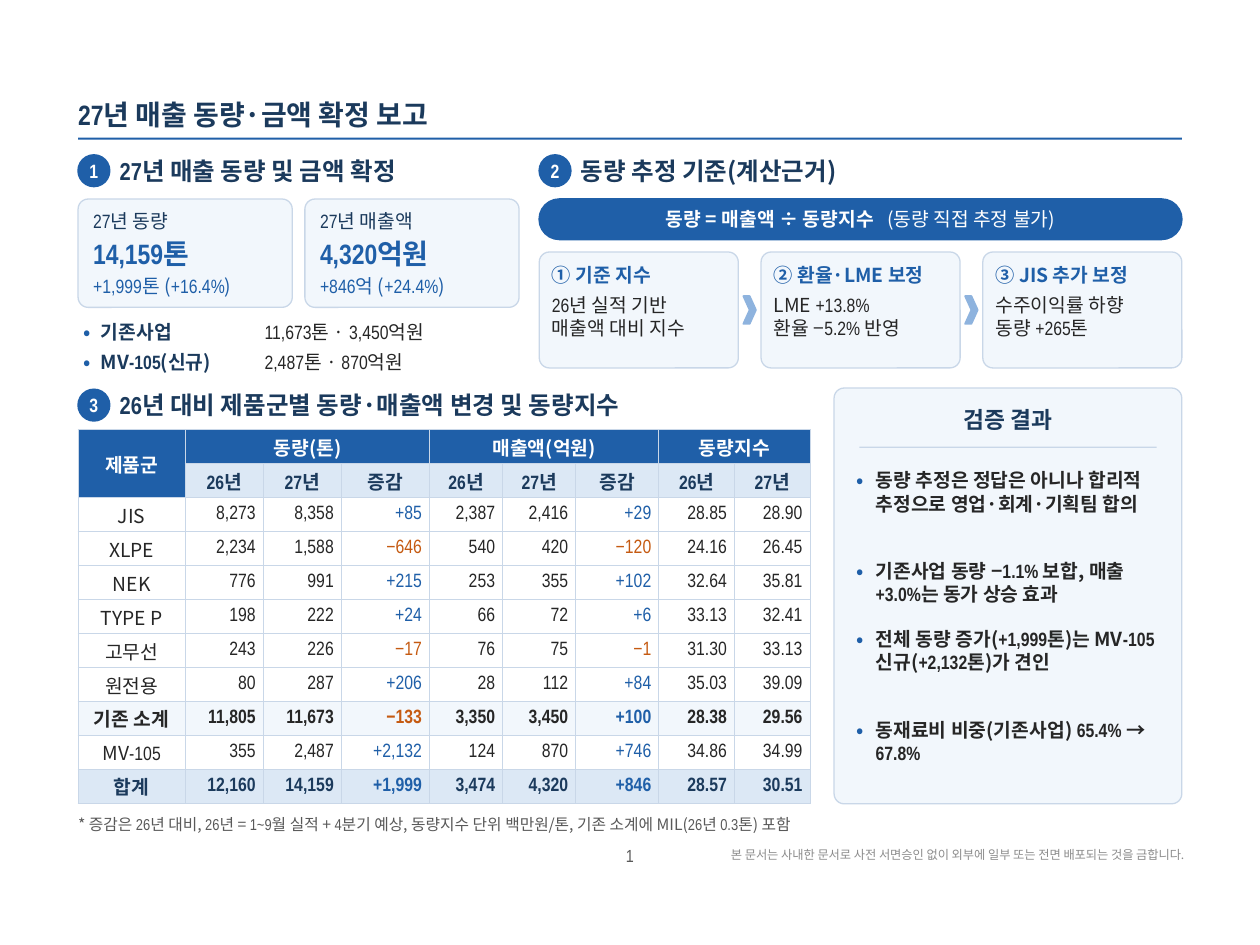
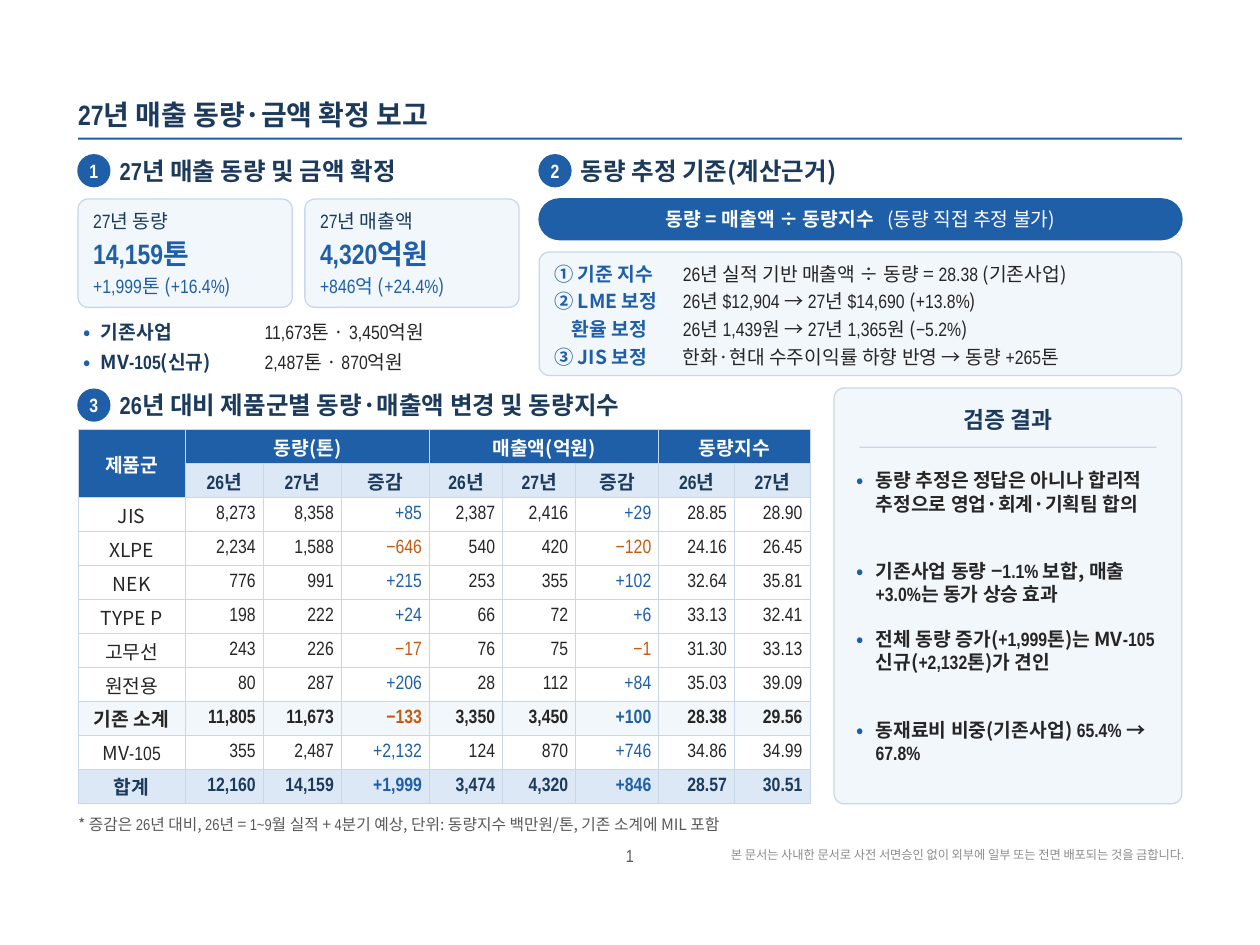
Before and after one commit to sss38317-spec/WORKSPACE, a slide deck: slide 1 of 27년_매출동량_확정보고.pptx. Drawn at 1260x945 pixels with LibreOffice and Linux fonts; fonts in the diff are those of the drawing. Boxes give left, top, right and bottom in pixels: in the first picture for what was removed or moved away, otherwise in the second. Text is boxed around its words. In the diff, an @@ line names an element or a change of style, - is before the commit and + after.

```diff
--- a/27년_매출동량_확정보고.pptx
+++ b/27년_매출동량_확정보고.pptx
@@ rounded rectangle: place and size @@
-rounded rectangle at bbox=[761, 252, 960, 368]
+rounded rectangle at bbox=[539, 252, 1182, 375]
@@ rounded rectangle at bbox=[539, 252, 1182, 375]: proportions changed @@
@@ rounded rectangle removed at bbox=[539, 252, 738, 368] @@
@@ text "26년 실적 기반 매출액 ÷ ..." at bbox=[683, 265, 1066, 285]: vertical alignment top to middle @@
@@ text at bbox=[683, 265, 1066, 285]: text changed @@
-26년 실적 기반
-매출액 대비 지수
+26년 실적 기반 매출액 ÷ 동량 = 28.38 (기존사업)
@@ rounded rectangle removed at bbox=[983, 252, 1182, 368] @@
@@ text at bbox=[554, 291, 657, 310]: text changed @@
-② 환율·LME 보정
+② LME 보정
@@ text added at bbox=[683, 292, 976, 312], 11 pt, text #262626 @@
+26년 $12,904 → 27년 $14,690 (+13.8%)
@@ chevron removed at bbox=[743, 296, 756, 324] @@
@@ text removed at bbox=[774, 298, 900, 337] @@
-LME +13.8%
-환율 −5.2% 반영
@@ chevron removed at bbox=[965, 296, 978, 324] @@
@@ text added at bbox=[572, 319, 647, 338], 11 pt, text #1F5FA8, bold @@
+환율 보정
@@ text added at bbox=[683, 320, 967, 340], 11 pt, text #262626 @@
+26년 1,439원 → 27년 1,365원 (−5.2%)
@@ text at bbox=[554, 347, 647, 366]: text changed @@
-③ JIS 추가 보정
+③ JIS 보정
@@ text at bbox=[683, 348, 1059, 366]: text changed @@
-수주이익률 하향
-동량 +265톤
+한화·현대 수주이익률 하향 반영 → 동량 +265톤
@@ text "한화·현대 수주이익률 하향 반영 → ..." at bbox=[683, 348, 1059, 366]: vertical alignment top to middle @@
@@ text at bbox=[89, 817, 719, 833]: text changed @@
-* 증감은 26년 대비, 26년 = 1~9월 실적 + 4분기 예상, 동량지수 단위 백만원/톤, 기존 소계에 MIL(26년 0.3톤) 포함
+* 증감은 26년 대비, 26년 = 1~9월 실적 + 4분기 예상, 단위: 동량지수 백만원/톤, 기존 소계에 MIL 포함
```
